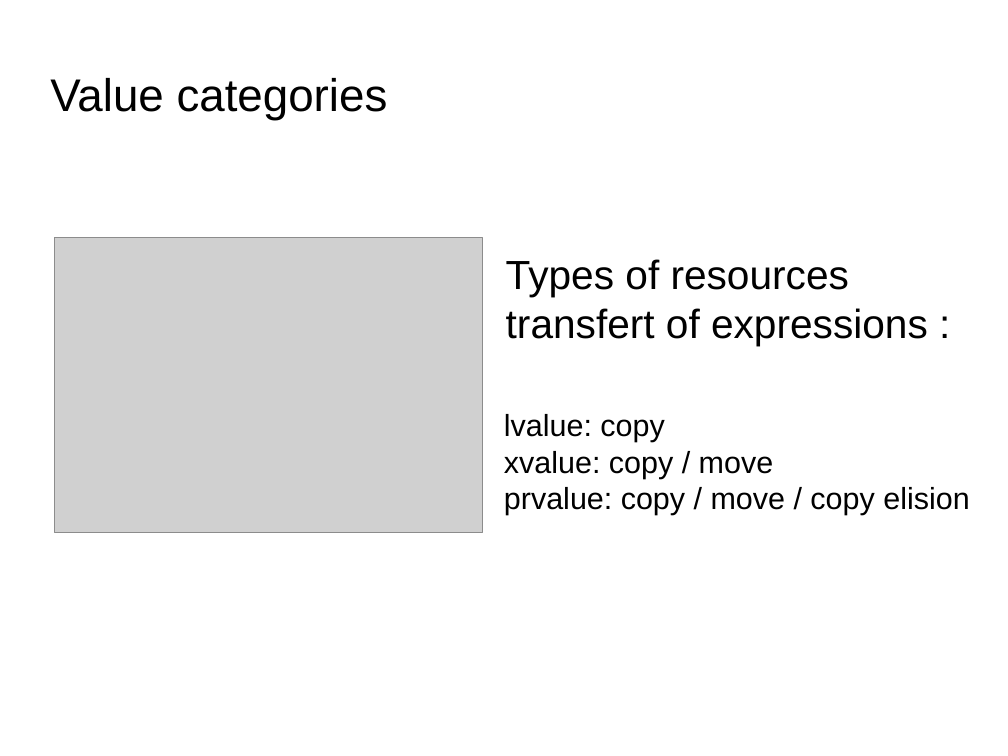
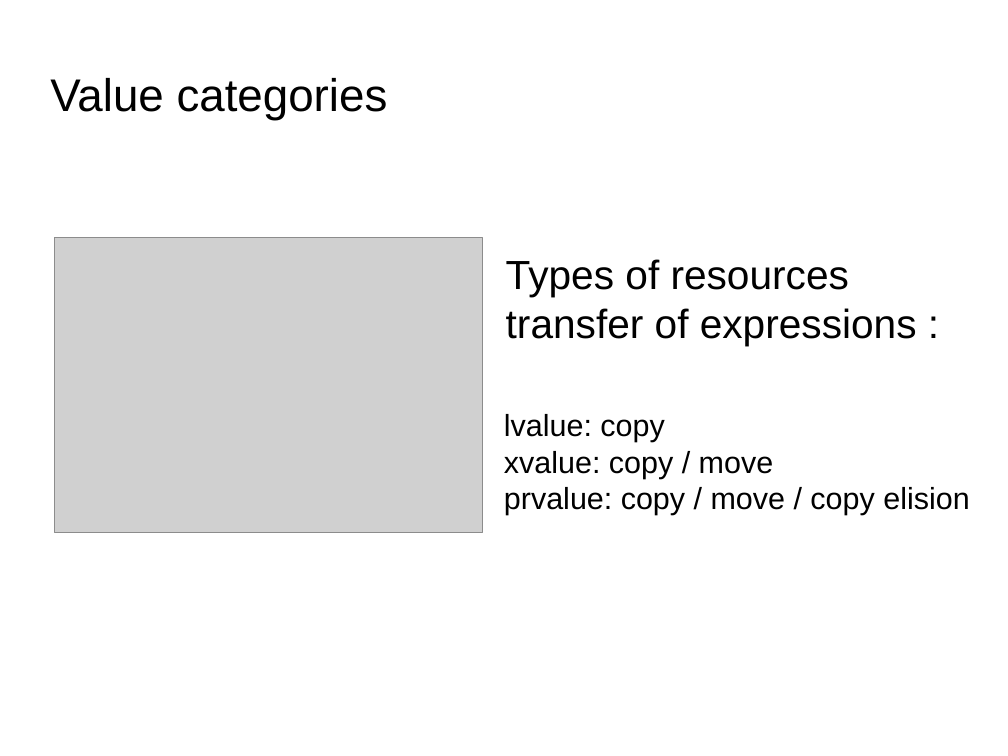
Before and after one commit to FranckRJ/CPP-trainings, a slide deck: slide 7 of traning-move.odp. Drawn at 1008x756 pixels with LibreOffice and Linux fonts; fonts in the diff are those of the drawing; grey boxes stand for pictures; background and template pictures are left out. Boxes give left, top, right and bottom in pixels: in the first picture for what was removed or moved away, otherwise in the second. Text is boxed around its words. In the diff, an @@ line names an element or a change of style, - is before the commit and + after.

```diff
--- a/traning-move.odp
+++ b/traning-move.odp
@@ text at bbox=[506, 259, 917, 346]: text changed @@
-Types of resources transfert of expressions :
+Types of resources transfer of expressions :
```
Also in this commit, not shown: 8 other slides changed, 1 other file.
